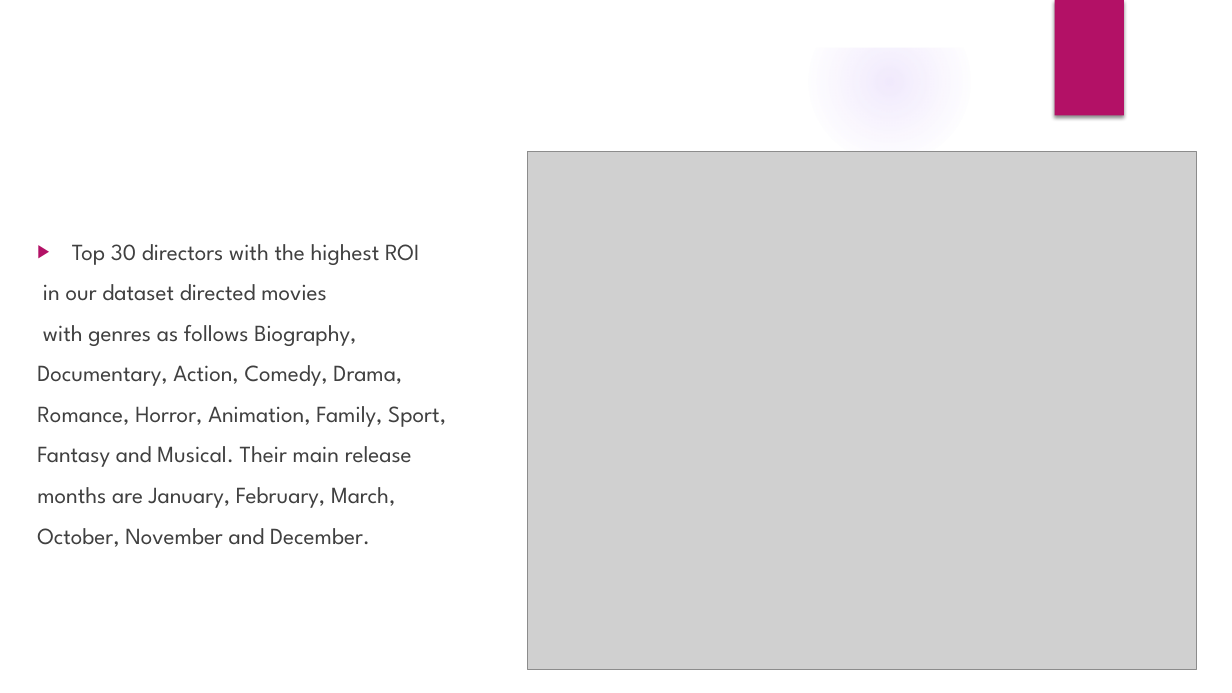
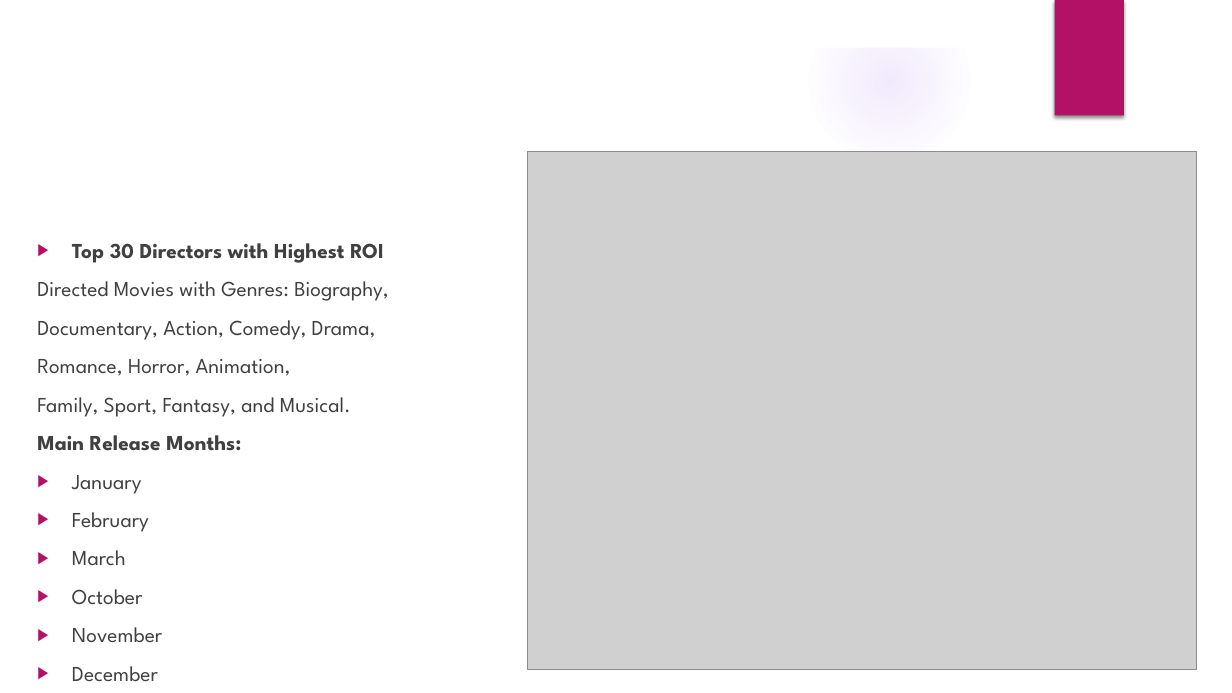
Before and after one commit to EngCS254/dsc-phase-1-project, a slide deck: slide 14 of MICROSOFT MOVIE STUDIO PPT.pptx. Drawn at 1232x693 pixels with LibreOffice and Linux fonts; fonts in the diff are those of the drawing; grey boxes stand for pictures; background and template pictures are left out. Boxes give left, top, right and bottom in pixels: in the first picture for what was removed or moved away, otherwise in the second. Text is boxed around its words. In the diff, an @@ line names an element or a change of style, - is before the commit and + after.

```diff
--- a/MICROSOFT MOVIE STUDIO PPT.pptx
+++ b/MICROSOFT MOVIE STUDIO PPT.pptx
@@ text at (37, 243, 389, 301): text changed; size 18 to 16.6 pt @@
-▶ Top 30 directors with the highest ROI
-in our dataset directed movies
-with genres as follows Biography,
+▶ Top 30 Directors with Highest ROI
+Directed Movies with Genres: Biography,
@@ text at (37, 320, 376, 340): size 18 to 16.6 pt in "Documentary, Action, Comedy, Drama," @@
@@ text at (37, 359, 351, 643): text changed; size 18 to 16.6 pt @@
-Romance, Horror, Animation, Family, Sport,
-Fantasy and Musical. Their main release
-months are January, February, March,
-October, November and December.
+Romance, Horror, Animation,
+Family, Sport, Fantasy, and Musical.
+Main Release Months:
+▶ January
+▶ February
+▶ March
+▶ October
+▶ November
+▶ December
```
Also in this commit, not shown: 5 other slides changed, 3 other files.
